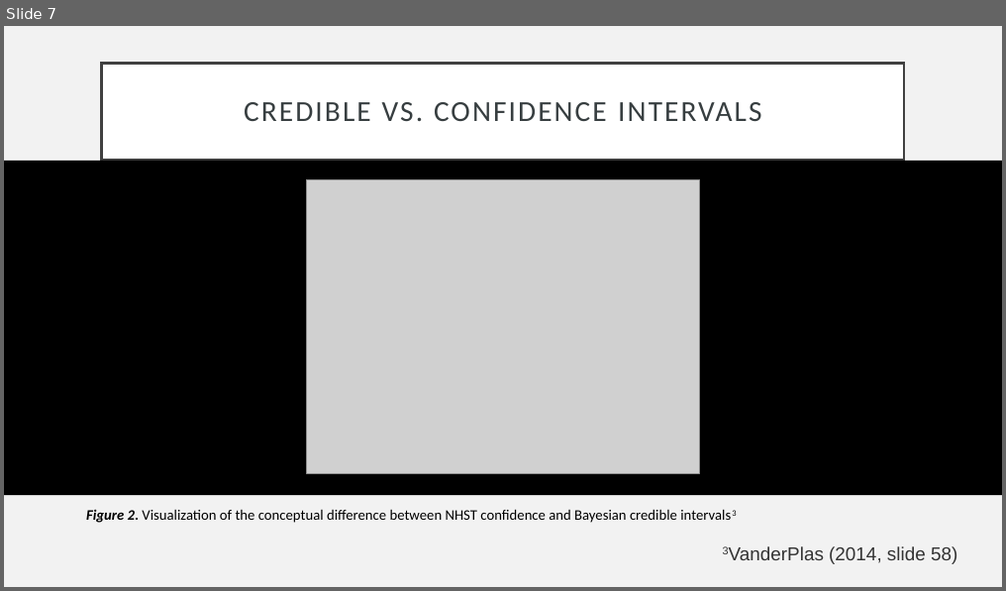
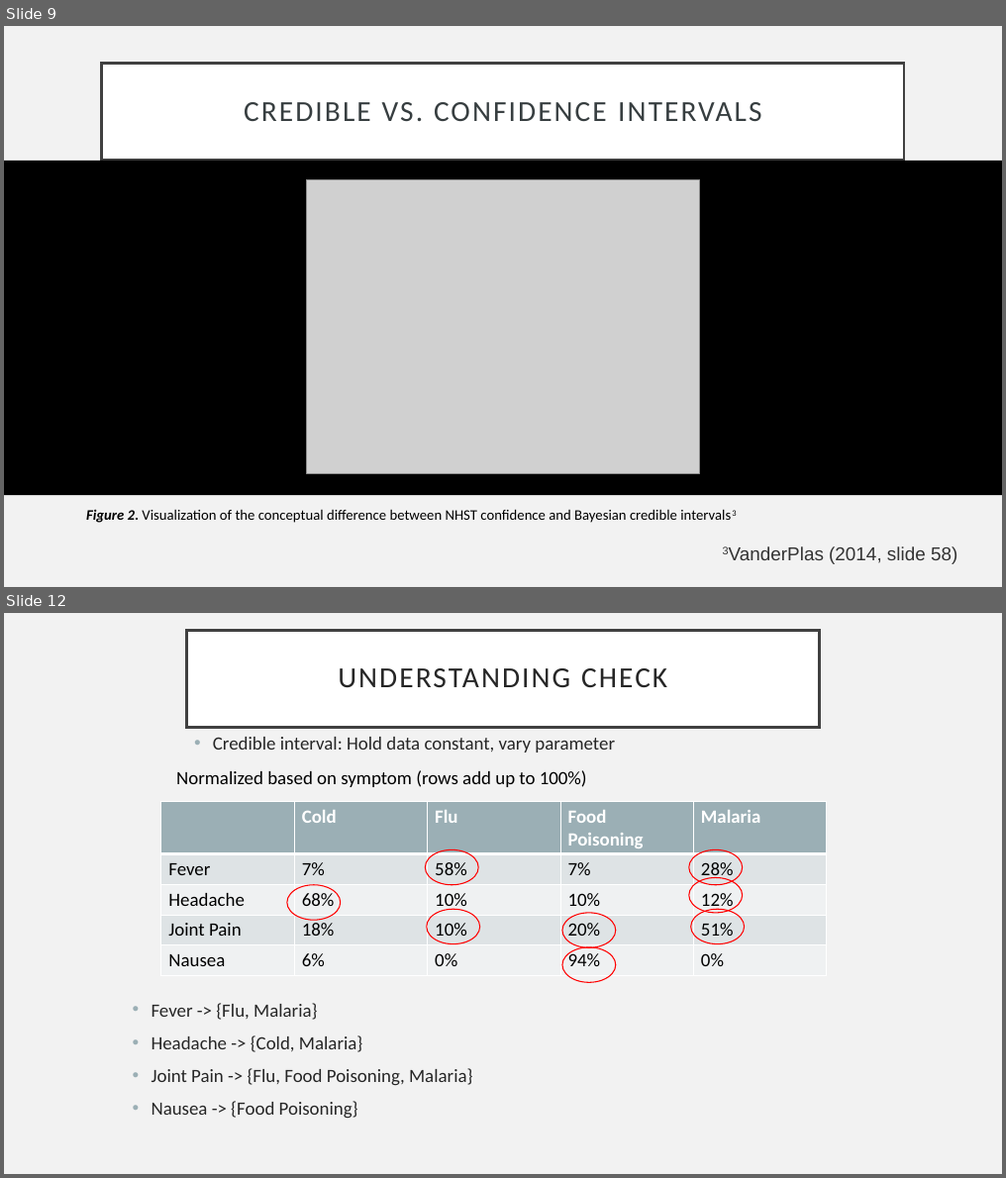
Before and after one commit to nightingal3/socdevbayes, a slide deck: Introduction to Bayesian Inference.pptx. Shown one above the other, each under a label of ours: slide 7 before the commit, slides 9 and 12 after it; the slides between them are not shown. The pictures are 1006x591 and 1006x1178 pixels, drawn with LibreOffice and Linux fonts; fonts in the diff are those of the drawing; grey boxes stand for pictures. Boxes give left, top, right and bottom in pixels: in the first picture for what was removed or moved away, otherwise in the second. Text is boxed around its words. In the diff, an @@ line names an element or a change of style, - is before the commit and + after.

Commit message:
Add understanding slides

```diff
--- a/Introduction to Bayesian Inference.pptx
+++ b/Introduction to Bayesian Inference.pptx
@@ slide 12 added at (4, 613, 1002, 1174), background #F2F2F2 @@
@@ title added at (187, 630, 819, 728), fill #FFFFFF, outline #404040 2.5 pt, 28 pt, text #262626 @@
+UNDERSTANDING CHECK
@@ text added at (213, 737, 615, 753), 18 pt, text #262626 @@
+• Credible interval: Hold data constant, vary parameter
@@ text added at (176, 770, 587, 787), 18 pt, text #000000 @@
+Normalized based on symptom (rows add up to 100%)
@@ table added at (161, 802, 828, 975), 5 rows, 5 columns @@
+ | Cold | Flu | Food Poisoning | Malaria
+Fever | 7% | 58% | 7% | 28%
+Headache | 68% | 10% | 10% | 12%
+Joint Pain | 18% | 10% | 20% | 51%
+Nausea | 6% | 0% | 94% | 0%
@@ ellipse added at (426, 851, 478, 885), outline #FF0000 1 pt @@
@@ ellipse added at (689, 851, 743, 885), outline #FF0000 1 pt @@
@@ ellipse added at (689, 878, 743, 913), outline #FF0000 1 pt @@
@@ ellipse added at (287, 884, 341, 920), outline #FF0000 1 pt @@
@@ ellipse added at (427, 909, 480, 945), outline #FF0000 1 pt @@
@@ ellipse added at (691, 909, 745, 945), outline #FF0000 1 pt @@
@@ ellipse added at (562, 913, 616, 949), outline #FF0000 1 pt @@
@@ ellipse added at (562, 948, 616, 983), outline #FF0000 1 pt @@
@@ text added at (152, 1003, 472, 1118), 18 pt, text #262626 @@
+• Fever -> {Flu, Malaria}
+• Headache -> {Cold, Malaria}
+• Joint Pain -> {Flu, Food Poisoning, Malaria}
+• Nausea -> {Food Poisoning}
@@ what was slide 7 is now slide 9 @@
```
Also in this commit, not shown: 4 other slides added.
